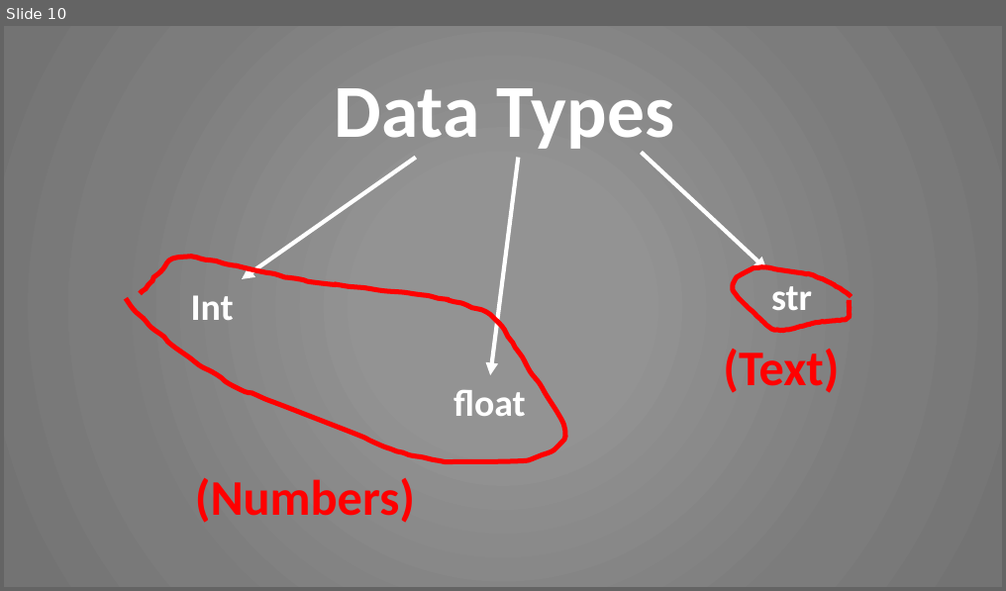
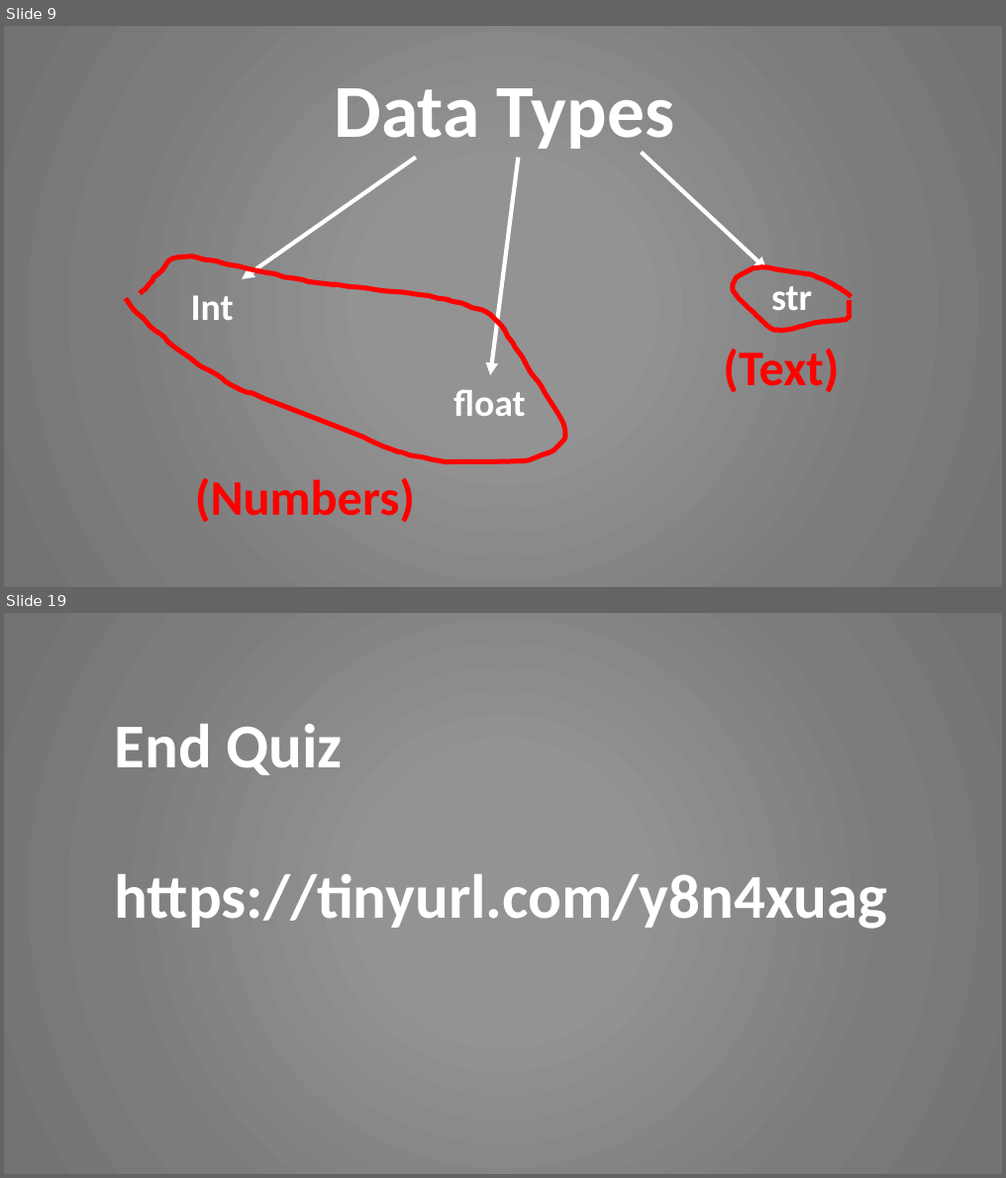
Before and after one commit to OxCodeLaborate/IntroToPython, a slide deck: Week 2/Week2Presentation.pptx. Shown one above the other, each under a label of ours: slide 10 before the commit, slides 9 and 19 after it; the slides between them are not shown. The pictures are 1006x591 and 1006x1178 pixels, drawn with LibreOffice and Linux fonts; fonts in the diff are those of the drawing. Boxes give left, top, right and bottom in pixels: in the first picture for what was removed or moved away, otherwise in the second. Text is boxed around its words. In the diff, an @@ line names an element or a change of style, - is before the commit and + after.

```diff
--- a/Week 2/Week2Presentation.pptx
+++ b/Week 2/Week2Presentation.pptx
@@ slide 19 added at box(4, 613, 1002, 1174), background gradient #939393 to #7C7C7C to #747474 @@
@@ text added at box(115, 724, 888, 929), 60 pt, text #FFFFFF, bold @@
+End Quiz
+https://tinyurl.com/y8n4xuag
@@ what was slide 10 is now slide 9 @@
```
Also in this commit, not shown: 1 slide changed, 10 other slides added, 4 slides removed, 2 other files.
